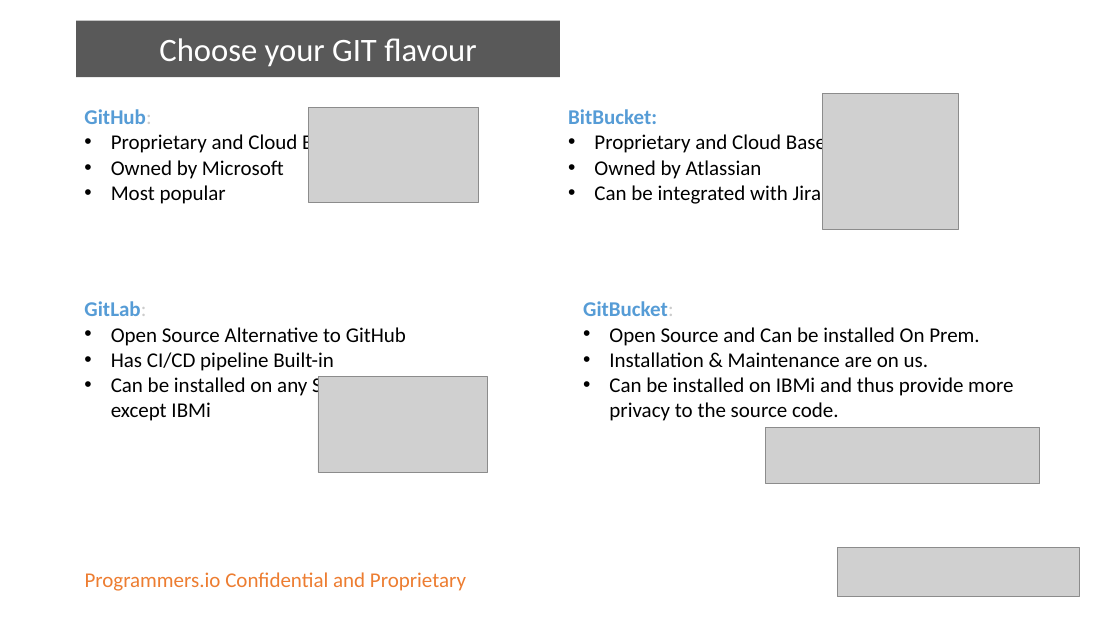
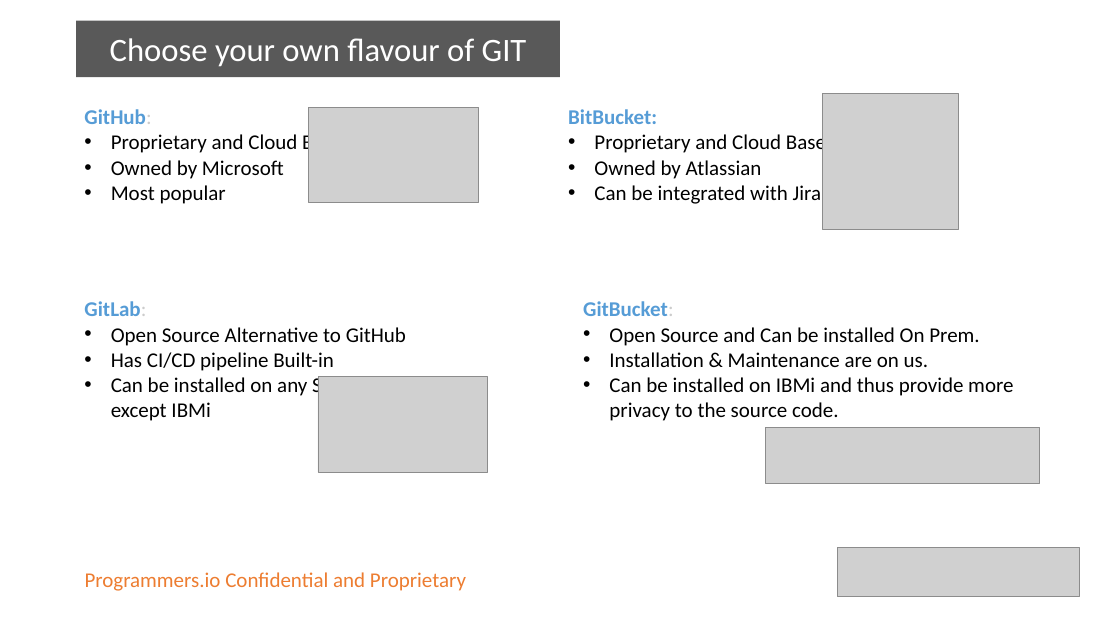
Before and after one commit to ravisankar-PIO/devopsonibmi, a slide deck: slide 7 of resources/DevOps on IBMi.pptx. Drawn at 1120x630 pixels with LibreOffice and Linux fonts; fonts in the diff are those of the drawing; grey boxes stand for pictures. Boxes give left, top, right and bottom in pixels: in the first picture for what was removed or moved away, otherwise in the second. Text is boxed around its words. In the diff, an @@ line names an element or a change of style, - is before the commit and + after.

Commit message:
updated ppt

```diff
--- a/resources/DevOps on IBMi.pptx
+++ b/resources/DevOps on IBMi.pptx
@@ text in rectangle at (110,38,527,67): text changed @@
-Choose your GIT flavour
+Choose your own flavour of GIT
```
